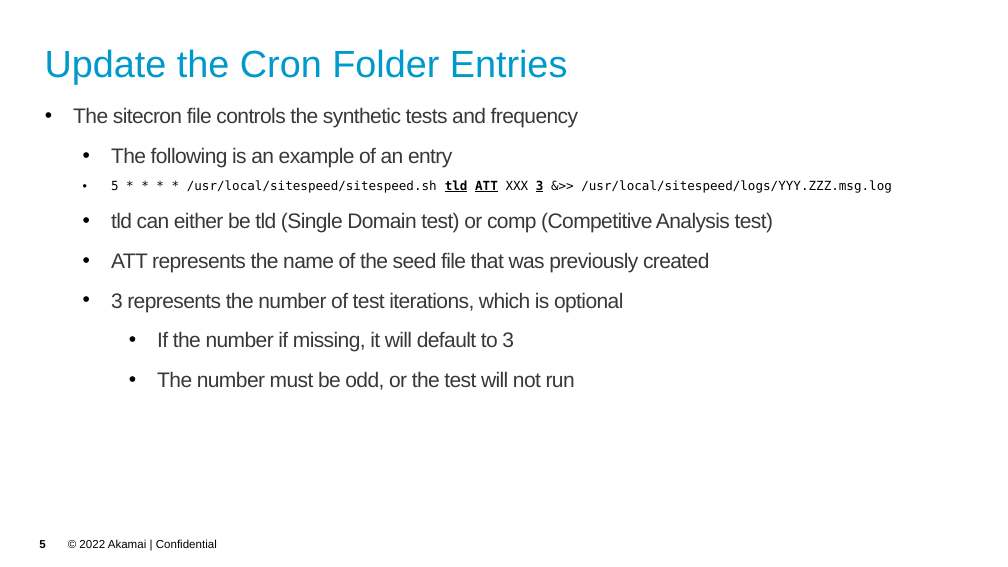
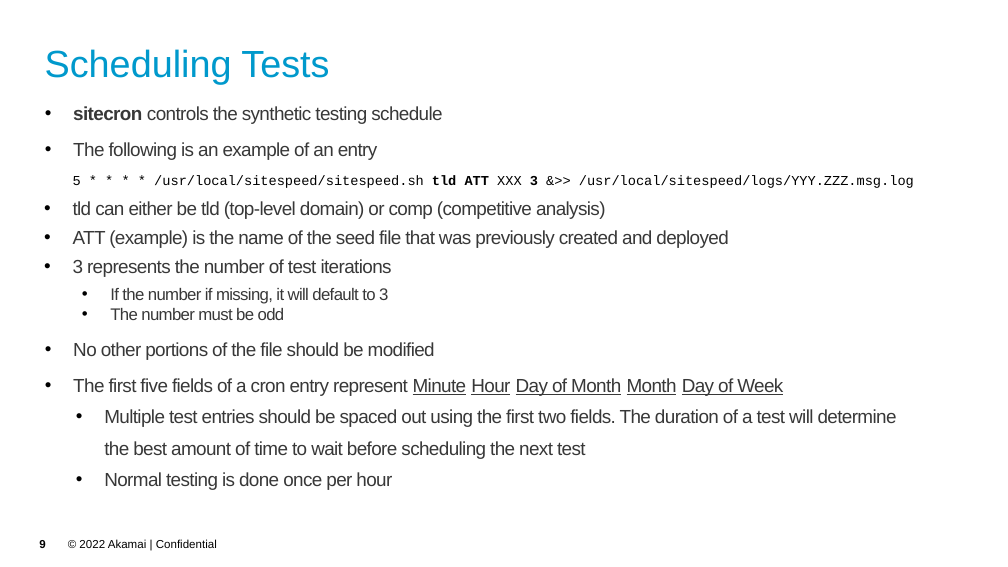
Before and after one commit to akamai-consulting/sitespeed, a slide deck: slide 9 of Info/Guide.pptx (slide 5 before the commit). Drawn at 1008x567 pixels with LibreOffice and Linux fonts; fonts in the diff are those of the drawing; background and template pictures are left out. Boxes give left, top, right and bottom in pixels: in the first picture for what was removed or moved away, otherwise in the second. Text is boxed around its words. In the diff, an @@ line names an element or a change of style, - is before the commit and + after.

```diff
--- a/Info/Guide.pptx
+++ b/Info/Guide.pptx
@@ title at [45, 49, 329, 84]: text changed @@
-Update the Cron Folder Entries
+Scheduling Tests
@@ text at [73, 106, 442, 124]: text changed; size 20 to 18 pt @@
-• The sitecron file controls the synthetic tests and frequency
+• sitecron controls the synthetic testing schedule
@@ text at [73, 142, 914, 304]: size 20 to 18 pt in "The following is an example of an ..."; size 12 to 13 pt, font DejaVu Sans Mono to Courier New in "5 * * * * /usr/local/sitespeed/sitespeed.sh tld ..."; underline off in "tld ATT 3"; size 20 to 16 pt in "If the number if missing, it will ..."; list level 2 to 1 in "The following is an example ..."; bullet • to none; list level 2 to 4 in "If the number if missing, ..."; line spacing 1.38 to 1 @@
@@ text at [73, 201, 728, 277]: text changed; size 20 to 18 pt @@
-  • tld can either be tld (Single Domain test) or comp (Competitive Analysis test)
-  • ATT represents the name of the seed file that was previously created
-  • 3 represents the number of test iterations, which is optional
+  • tld can either be tld (top-level domain) or comp (competitive analysis)
+  • ATT (example) is the name of the seed file that was previously created and deployed
+  • 3 represents the number of test iterations
@@ text at [73, 308, 897, 490]: text changed; size 20 to 18 pt @@
-  • The number must be odd, or the test will not run
+    • The number must be odd
+• No other portions of the file should be modified
+• The first five fields of a cron entry represent Minute Hour Day of Month Month Day of Week
+• Multiple test entries should be spaced out using the first two fields. The duration of a test will determine
+  the best amount of time to wait before scheduling the next test
+• Normal testing is done once per hour
```
Also in this commit, not shown: 6 other slides changed, 9 slides added, 1 other file.
